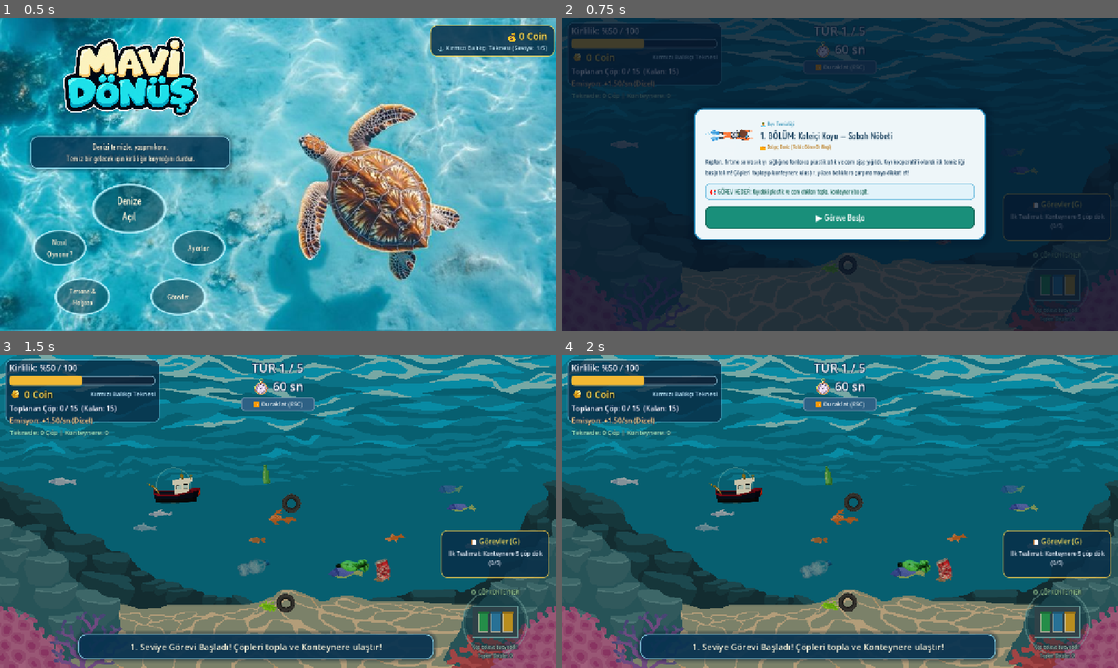
Above: before the commit, frames 1-4 (two rows, left to right).
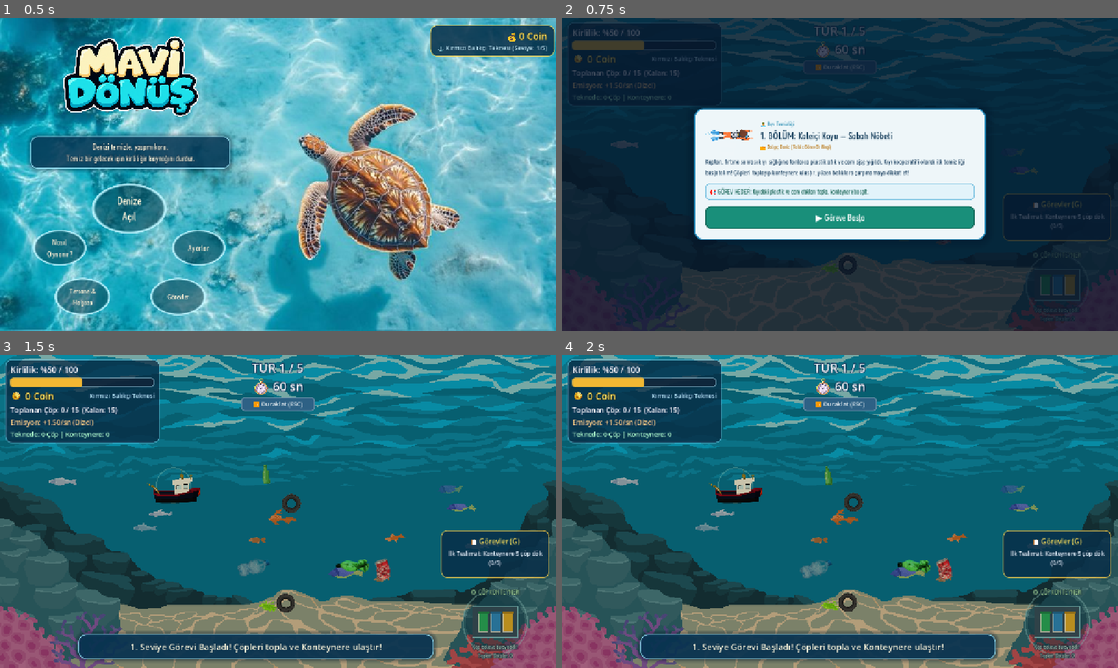
Above: after the commit, the same moments.

Repository: tubaiskol/Mavi-Donus-Hackathon-Team22
Game: Godot game, scene res://scenes/main_menu.tscn
Same seed, same stepped clock (60 frames per second), same inputs: the game is played once before the commit and once after it. The engine's default icon, where the game draws it, is replaced by a stand-in: a white triangle on a blue panel in a dark square.
Inputs:
- Up to frame 1 (0.5 s): no input
- Up to frame 2 (0.75 s): click "Denize Açıl" at 0.5 s
- Up to frame 3 (1.5 s): click "▶️ Göreve Başla" at 1.25 s
- Up to frame 4 (2 s): no input

Frame 1 is identical in both runs. In frame 2, 0.8% of the frame differs, in the area x 1-28%, y 2-27%; in frame 3, 3.4%, in the area x 1-29%, y 2-29%; in frame 4, 3.4%.

Commit message:
fix: emisyon ve çöp bilgilerini büyüyen istatistik kartına dahil et

Diff:
--- a/scripts/boat.gd
+++ b/scripts/boat.gd
@@ -107,12 +107,16 @@
 
 	enforce_water_bounds()
 
-	# Sol üst HUD paneli altına gemi giremez (görüş kapalı)
-	if position.x < 370.0 and position.y < 162.0:
-		if (370.0 - position.x) < (162.0 - position.y):
-			position.x = 370.0
+	# İstatistik kartı büyüse de teknenin görseli panelin dışında kalır.
+	var stats_rect: Rect2 = get_parent().get_node("HUD").get_stats_panel_rect()
+	stats_rect = stats_rect.grow_individual(_hull_shape.size.x * 0.5, _hull_shape.size.y * 0.5, _hull_shape.size.x * 0.5, _hull_shape.size.y * 0.5)
+	if stats_rect.has_point(position):
+		if (stats_rect.end.x - position.x) < (stats_rect.end.y - position.y):
+			position.x = stats_rect.end.x
+			velocity.x = 0.0
 		else:
-			position.y = 162.0
+			position.y = stats_rect.end.y
+			velocity.y = 0.0
 
 	# Teknenin ters dönmesini engelle:
 	# Sağa/sola giderken görseli yatay çevir (flip_h); asla baş aşağı dönmez.
--- a/scripts/hud.gd
+++ b/scripts/hud.gd
@@ -20,6 +20,7 @@
 var _toast_tween: Tween
 var _boat_badge_label: Label
 var _container_label: Label
+var _stats_panel: PanelContainer
 
 # Sağ taraftaki bağımsız görev paneli
 var _quests_side_panel: PanelContainer
@@ -70,8 +71,9 @@
 
 
 func _style_hud() -> void:
-	# Sol üst kart: Sadece temel istatistikler ve Tersane/Duraklat butonları
+	# Tüm istatistikler, içeriğine göre büyüyen tek bir kartta toplanır.
 	var stats_panel := PanelContainer.new()
+	_stats_panel = stats_panel
 	stats_panel.name = "StatsBackdrop"
 	stats_panel.mouse_filter = Control.MOUSE_FILTER_IGNORE
 	var card_sb := StyleBoxFlat.new()
@@ -79,14 +81,18 @@
 	card_sb.border_color = Color(0.55, 0.88, 1.0, 0.45)
 	card_sb.set_border_width_all(2)
 	card_sb.set_corner_radius_all(14)
+	card_sb.content_margin_left = 12
+	card_sb.content_margin_right = 12
+	card_sb.content_margin_top = 10
+	card_sb.content_margin_bottom = 10
 	stats_panel.add_theme_stylebox_override("panel", card_sb)
 	stats_panel.position = Vector2(12, 10)
-	stats_panel.size = Vector2(356, 146)
+	stats_panel.custom_minimum_size = Vector2(356, 0)
 	add_child(stats_panel)
 	move_child(stats_panel, 0)
 
-	stats_box.position = Vector2(22, 16)
-	stats_box.custom_minimum_size = Vector2(336, 0)
+	stats_box.reparent(stats_panel, false)
+	stats_box.custom_minimum_size = Vector2(332, 0)
 	stats_box.add_theme_constant_override("separation", 5)
 
 	# Kirlilik çubuğu
@@ -184,7 +190,8 @@
 	_toast_panel.add_child(_toast_label)
 
 
-
+func get_stats_panel_rect() -> Rect2:
+	return Rect2(_stats_panel.position, _stats_panel.size.max(_stats_panel.get_combined_minimum_size()))
 
 
 func _build_side_quests_card() -> void:
--- a/scripts/spawner.gd
+++ b/scripts/spawner.gd
@@ -154,7 +154,7 @@
 
 func _is_position_in_forbidden_zone(pos: Vector2, screen: Rect2) -> bool:
 	# 1) Sol üst HUD gösterge paneli (Kirlilik, sayaç ve istatistik kartı)
-	if pos.x < 400.0 and pos.y < 210.0:
+	if get_parent().get_node("HUD").get_stats_panel_rect().grow(32.0).has_point(pos):
 		return true
 	# 2) Sağ alt paneller: görsel boyutu ve yanaşma payı da boş kalır.
 	if get_parent().get_reserved_panels_rect().grow(64.0).has_point(pos):
--- a/scripts/turtle_spawner.gd
+++ b/scripts/turtle_spawner.gd
@@ -83,7 +83,7 @@
 			randf_range(min_y, max_y)
 		)
 		# 1) Sol üst HUD gösterge paneli (Görüş yok)
-		if pos.x < 410.0 and pos.y < 220.0:
+		if get_parent().get_node("HUD").get_stats_panel_rect().grow(44.0).has_point(pos):
 			continue
 		# 2) Panel sınırları ve kurtarma halkası için güvenli mesafe.
 		if get_parent().get_reserved_panels_rect().grow(80.0).has_point(pos):
@@ -100,7 +100,7 @@
 	for y in range(ceili(min_y), int(max_y) + 1, 32):
 		for x in range(int(screen.position.x + EDGE_MARGIN), int(screen.end.x - EDGE_MARGIN) + 1, 32):
 			var pos := Vector2(x, y)
-			if pos.x < 410.0 and pos.y < 220.0:
+			if get_parent().get_node("HUD").get_stats_panel_rect().grow(44.0).has_point(pos):
 				continue
 			if get_parent().get_reserved_panels_rect().grow(80.0).has_point(pos):
 				continue
